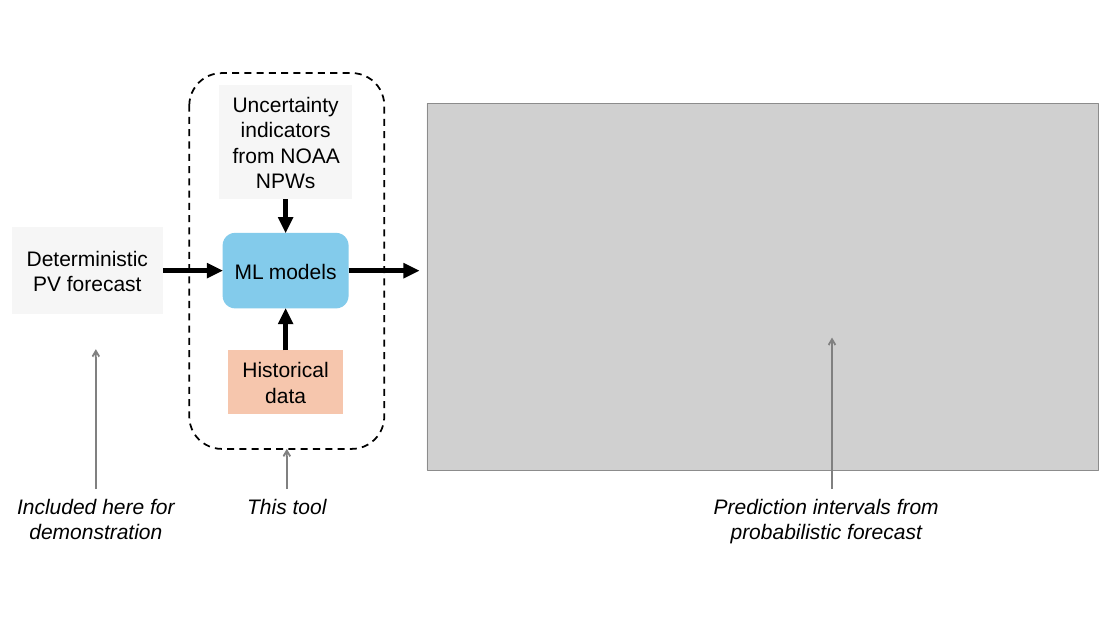
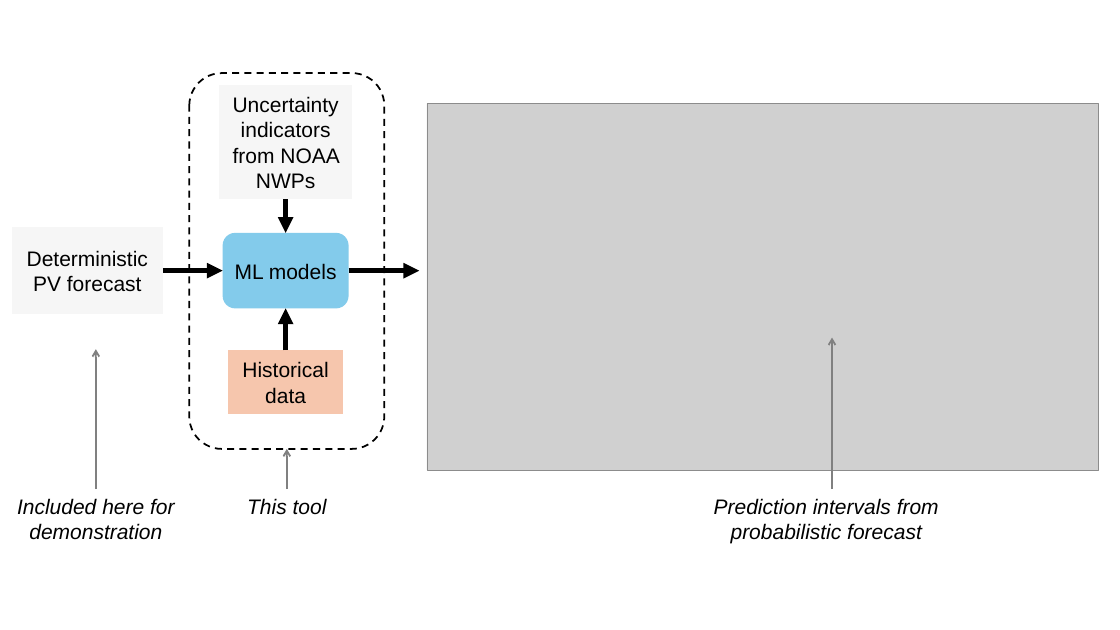
Before and after one commit to williamhobbs/solar-fleet-forecast-probability-tool, a slide deck: slide 1 of images/custom_images.pptx. Drawn at 1120x630 pixels with LibreOffice and Linux fonts; fonts in the diff are those of the drawing; grey boxes stand for pictures. Boxes give left, top, right and bottom in pixels: in the first picture for what was removed or moved away, otherwise in the second. Text is boxed around its words. In the diff, an @@ line names an element or a change of style, - is before the commit and + after.

```diff
--- a/images/custom_images.pptx
+++ b/images/custom_images.pptx
@@ text in rectangle at (233,96,339,188): text changed @@
-Uncertainty indicators from NOAA NPWs
+Uncertainty indicators from NOAA NWPs
```
Also in this commit, not shown: 1 other file.
